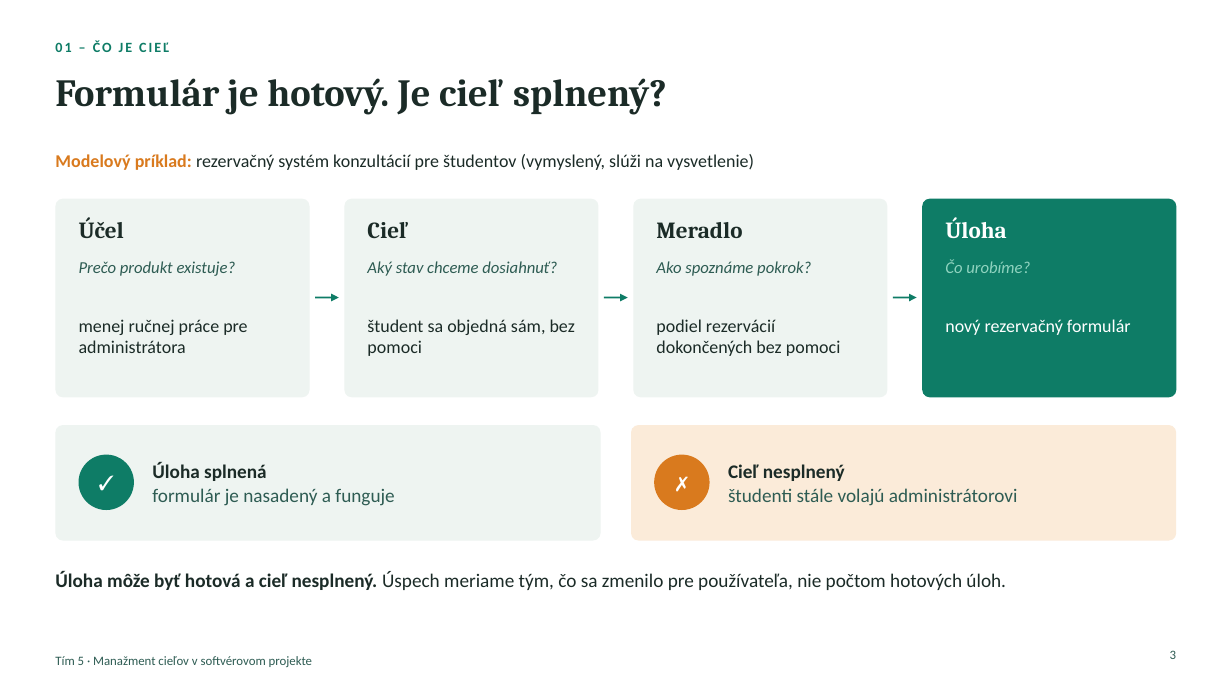
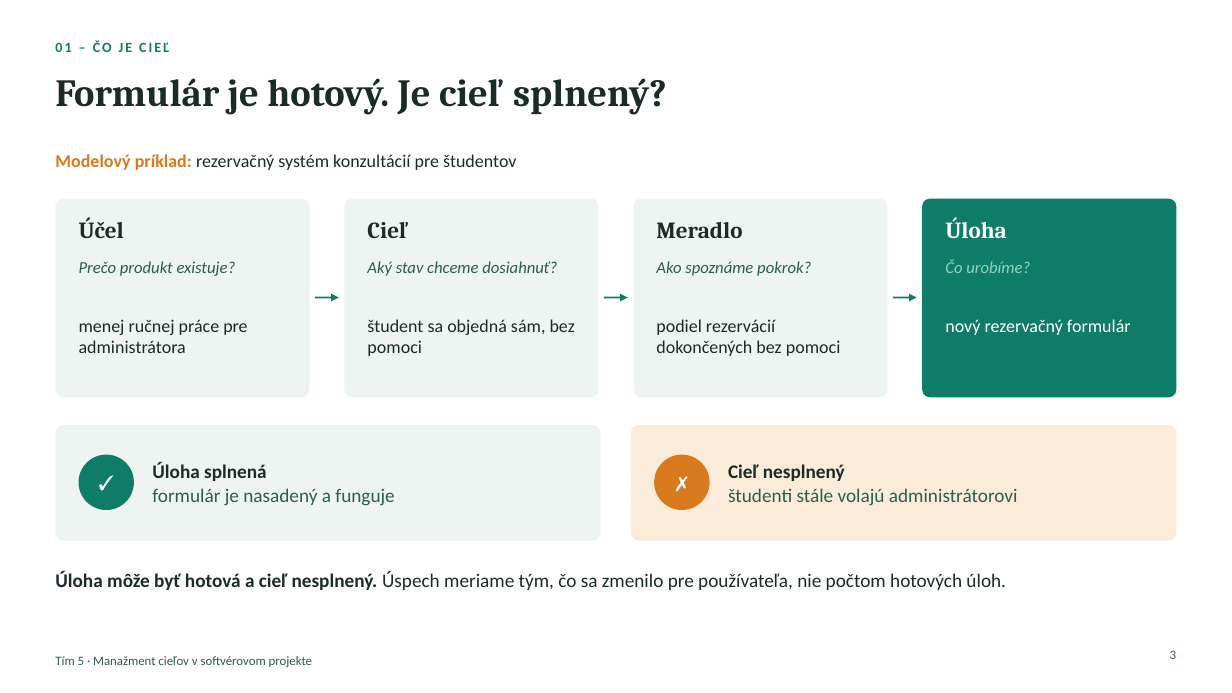
Before and after one commit to ADAMUSSO/MTS, a slide deck: slide 3 of Prezentacie/Manažment cieľov – prezentácia.pptx. Drawn at 1232x693 pixels with LibreOffice and Linux fonts; fonts in the diff are those of the drawing. Boxes give left, top, right and bottom in pixels: in the first picture for what was removed or moved away, otherwise in the second. Text is boxed around its words. In the diff, an @@ line names an element or a change of style, - is before the commit and + after.

```diff
--- a/Prezentacie/Manažment cieľov – prezentácia.pptx
+++ b/Prezentacie/Manažment cieľov – prezentácia.pptx
@@ text at box(55, 154, 516, 170): text changed @@
-Modelový príklad: rezervačný systém konzultácií pre študentov (vymyslený, slúži na vysvetlenie)
+Modelový príklad: rezervačný systém konzultácií pre študentov
```
Also in this commit, not shown: 5 other slides changed, 2 other files.
